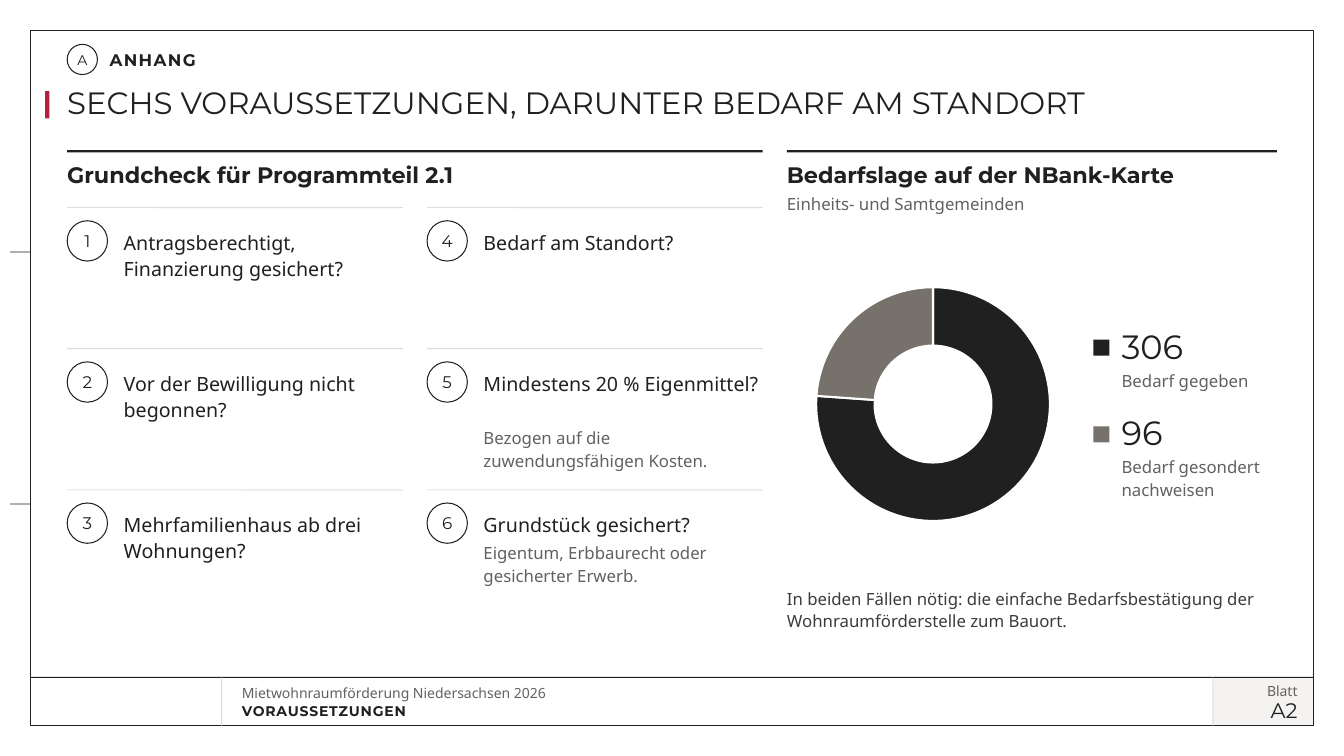
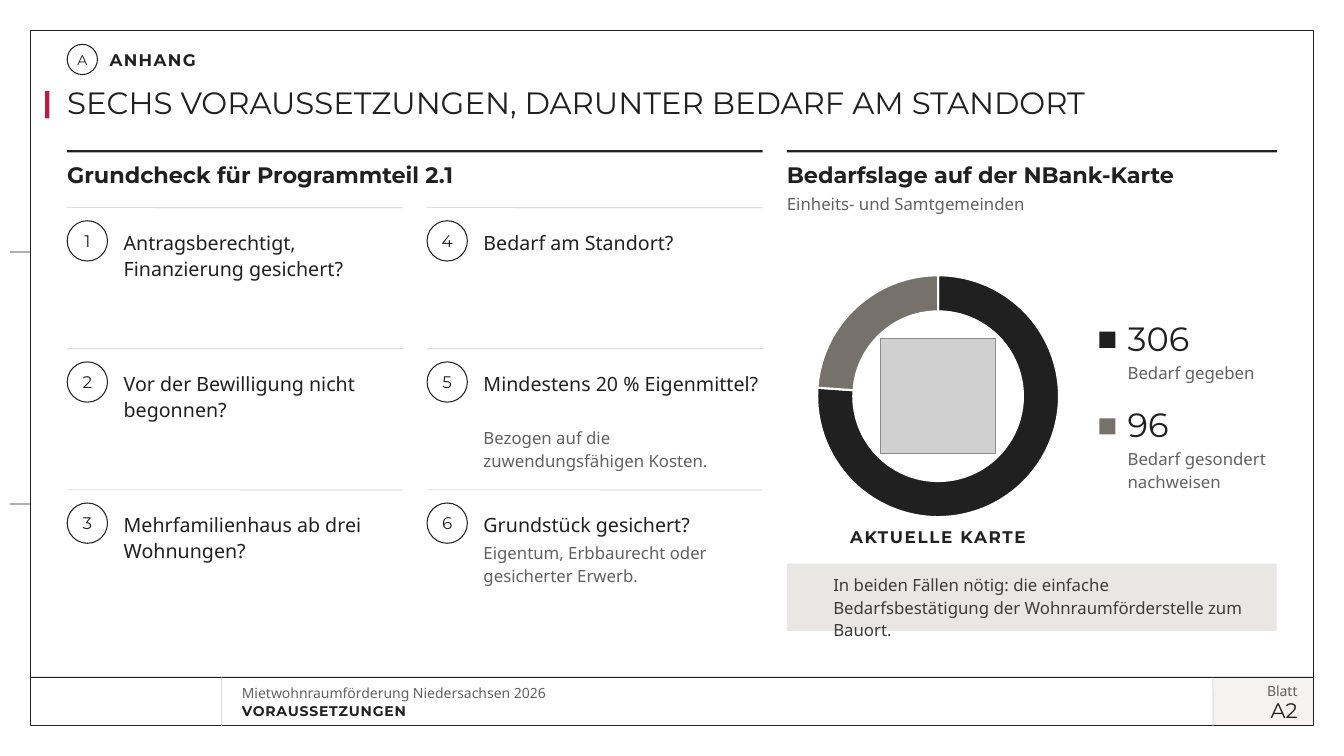
Before and after one commit to vgedaschko/NBank, a slide deck: slide 31 of praesentation/dist/PGN-Mietwohnraumfoerderung-Niedersachsen-2026-Vortrag.pptx. Drawn at 1344x756 pixels with LibreOffice and Linux fonts; fonts in the diff are those of the drawing; grey boxes stand for pictures; background and template pictures are left out. Boxes give left, top, right and bottom in pixels: in the first picture for what was removed or moved away, otherwise in the second. Text is boxed around its words. In the diff, an @@ line names an element or a change of style, - is before the commit and + after.

```diff
--- a/praesentation/dist/PGN-Mietwohnraumfoerderung-Niedersachsen-2026-Vortrag.pptx
+++ b/praesentation/dist/PGN-Mietwohnraumfoerderung-Niedersachsen-2026-Vortrag.pptx
@@ doughnut chart at (x1=787, y1=245, x2=1090, y2=547) @@
@@ hole size changed @@
@@ doughnut chart resized from (x1=787, y1=258, x2=1080, y2=551) to (x1=787, y1=245, x2=1090, y2=547) @@
@@ ellipse added at (x1=853, y1=311, x2=1024, y2=482), fill #FFFFFF @@
@@ text "306" moved from (x1=1122, y1=335, x2=1184, y2=360) to (x1=1128, y1=327, x2=1190, y2=352) @@
@@ picture added at (x1=881, y1=339, x2=996, y2=454) @@
@@ rectangle moved from (x1=1094, y1=340, x2=1110, y2=356) to (x1=1100, y1=332, x2=1116, y2=348) @@
@@ text "Bedarf gegeben" moved from (x1=1122, y1=374, x2=1249, y2=391) to (x1=1128, y1=366, x2=1255, y2=383) @@
@@ rectangle moved from (x1=1094, y1=426, x2=1110, y2=443) to (x1=1100, y1=418, x2=1116, y2=435) @@
@@ text "96" moved from (x1=1122, y1=421, x2=1163, y2=446) to (x1=1128, y1=413, x2=1169, y2=438) @@
@@ text "Bedarf gesondert nachweisen" moved from (x1=1122, y1=460, x2=1260, y2=496) to (x1=1128, y1=452, x2=1266, y2=488) @@
@@ text added at (x1=850, y1=531, x2=952, y2=544), 12 pt, text #202020, bold @@
+AKTUELLE KARTE
@@ rectangle added at (x1=787, y1=564, x2=1277, y2=631), fill #E9E7E4 @@
@@ text "In beiden Fällen nötig: die ..." moved from (x1=787, y1=592, x2=1254, y2=627) to (x1=833, y1=578, x2=1242, y2=618) @@
@@ text "In beiden Fällen nötig: die ..." at (x1=833, y1=578, x2=1242, y2=618): vertical alignment bottom to top @@
```
Also in this commit, not shown: 9 other slides changed, 23 other files.
